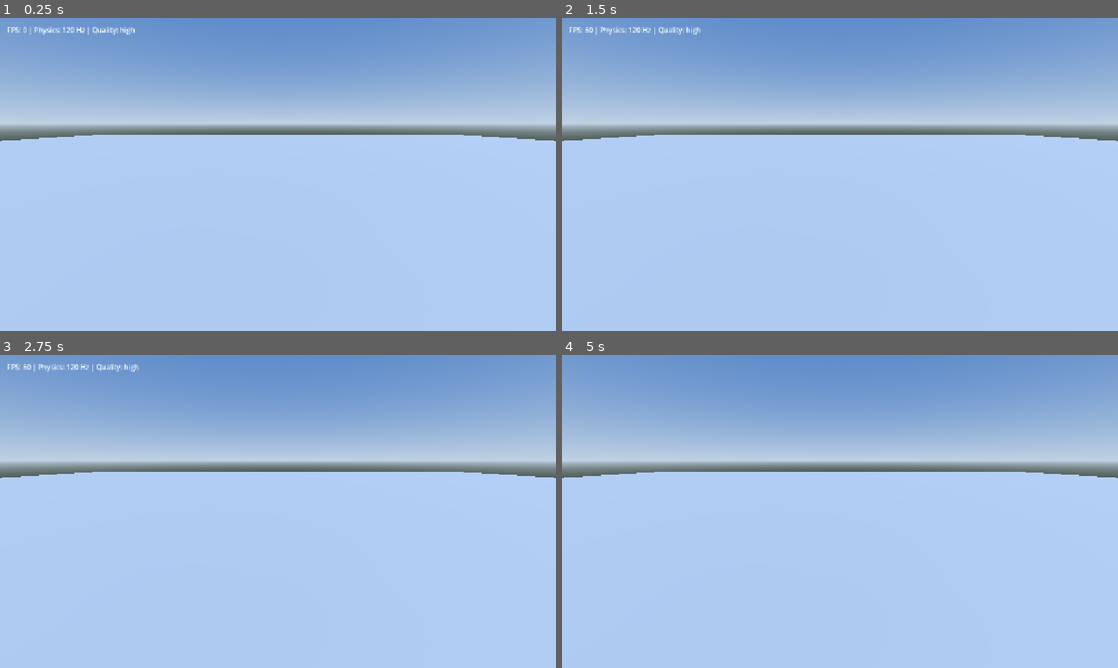
Above: before the commit, frames 1-4 (two rows, left to right).
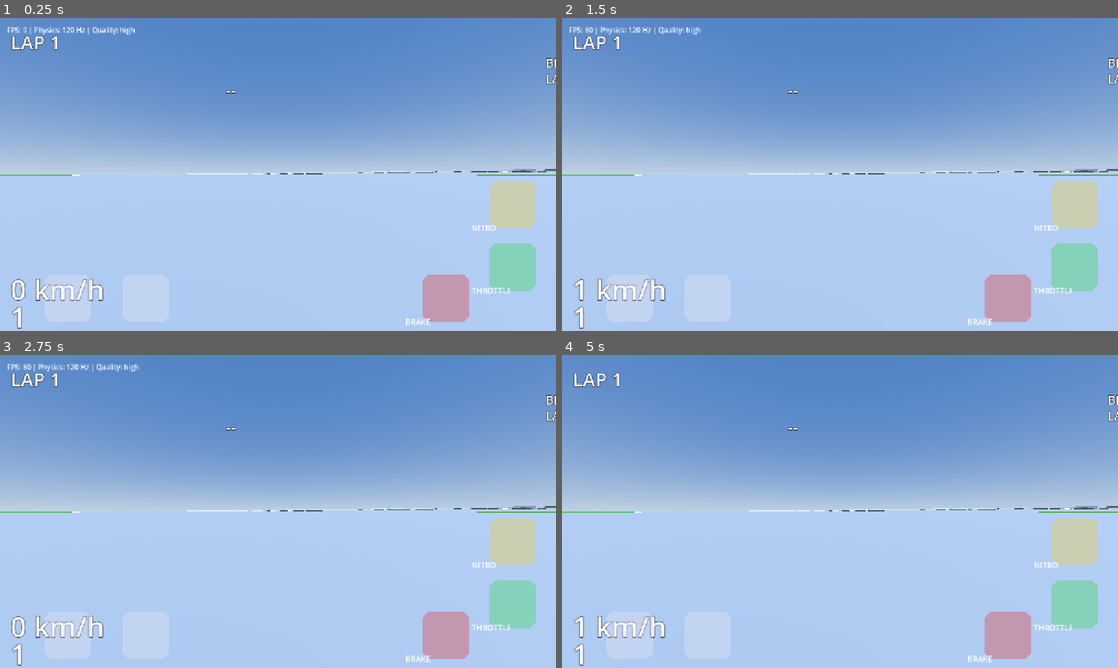
Above: after the commit, the same moments.

Repository: pandaysq/f1-game
Game: Godot game, scene res://scenes/main.tscn
Two runs of this game, one before a commit and one after it. Both use one fixed random seed, a clock stepped at 60 frames per second and the inputs below.
Inputs:
- Up to frame 1 (0.25 s): no input
- Up to frame 2 (1.5 s): tap Enter at 0.5 s; hold D (steer_right) 0.53-1.28 s; hold Shift (nitro) 0.53-1.28 s; tap W (throttle) at 0.8, 1.35 s; tap R (reset_car) at 1.25 s; hold S (brake) from 1.28 s (still down)
- Up to frame 3 (2.75 s): tap V (toggle_camera) at 1.55 s; tap R (reset_car) at 2 s; release S (brake) at 2.03 s; hold D (steer_right) from 2.03 s (still down); hold V (toggle_camera) from 2.03 s (still down); tap Shift (nitro) at 2.3 s
- Up to frame 4 (5 s): tap R (reset_car) at 2.75, 4.15, 4.25 s; release D (steer_right) at 2.78 s; release V (toggle_camera) at 2.78 s; hold E (shift_up) 2.78-3.53 s; tap Shift (nitro) at 2.85, 4.55 s; tap W (throttle) at 3.05 s; hold W (throttle) 3.53-4.28 s; hold A (steer_left) from 3.53 s (still down); tap V (toggle_camera) at 3.8, 4.35 s; tap F3 (toggle_debug) at 4.9 s

The runs differ from the first frame. In frame 1, 39% of the frame differs, in the area x 0-100%, y 5-100%; in frame 2, 39%; in frame 3, 39%; in frame 4, 39%.

Commit message:
feat: time trial session, cockpit camera, HUD, touch controls
- TimeTrial: lap counting with sector thresholds (anti-cheat against
  back-and-forth crossings), best lap persistence in user://
- CameraRig: cockpit FPV (primary) + smoothed chase camera (V toggle)
- HUD: speed, gear, lap, current/last/best time, sector flashes
- TouchControls: on-screen steering/throttle/brake/nitro via InputMap

Diff:
--- /dev/null
+++ b/scripts/camera_rig/camera_rig.gd
@@ -0,0 +1,69 @@
+class_name CameraRig
+extends Node3D
+## Cockpit camera (primary, FPV from driver seat) + chase camera (debug, V).
+## Cockpit follows the chassis rigidly; chase camera is spring-smoothed.
+
+const CHASE_OFFSET_LOCAL := Vector3(0.0, 1.1, 3.8)
+
+var cockpit_camera: Camera3D
+var chase_camera: Camera3D
+
+var _car: Car
+
+
+func _init(car: Car) -> void:
+	_car = car
+
+	cockpit_camera = Camera3D.new()
+	cockpit_camera.name = "CockpitCamera"
+	# driver eyes: slightly above attach plane (CG offset ~0.3 below origin)
+	cockpit_camera.position = Vector3(-0.35, 0.28, -0.35)
+	cockpit_camera.fov = 78.0
+	cockpit_camera.near = 0.05
+	add_child(cockpit_camera)
+
+	chase_camera = Camera3D.new()
+	chase_camera.name = "ChaseCamera"
+	chase_camera.fov = 70.0
+	add_child(chase_camera)
+
+	cockpit_camera.current = true
+
+
+func _unhandled_input(event: InputEvent) -> void:
+	if event.is_action_pressed("toggle_camera"):
+		var cockpit_active := cockpit_camera.current
+		cockpit_camera.current = not cockpit_active
+		if not cockpit_active:
+			_snap_chase()
+
+
+func _snap_chase() -> void:
+	chase_camera.global_transform = _desired_chase_transform()
+
+
+func _physics_process(_delta: float) -> void:
+	# FOV kick for speed feeling (cockpit only)
+	var speed := _car.linear_velocity.length()
+	var kick := clampf(speed / 90.0, 0.0, 1.0)
+	cockpit_camera.fov = lerpf(78.0, 88.0, kick)
+
+	if not chase_camera.current:
+		return
+	var desired := _desired_chase_transform()
+	var weight := 1.0 - exp(-8.0 * _physics_delta())
+	chase_camera.global_transform = chase_camera.global_transform.interpolate_with(desired, weight)
+
+
+func _desired_chase_transform() -> Transform3D:
+	var car_transform := _car.global_transform
+	var offset := car_transform.basis * CHASE_OFFSET_LOCAL
+	var look_target := car_transform.origin + car_transform.basis * Vector3(0, 0.4, -6)
+	var origin := car_transform.origin + offset
+	var forward := (look_target - origin).normalized()
+	var basis := Basis(-forward.cross(Vector3.UP).normalized(), Vector3.UP, forward)
+	return Transform3D(basis, origin)
+
+
+func _physics_delta() -> float:
+	return 1.0 / 60.0
--- /dev/null
+++ b/scripts/hud/hud.gd
@@ -0,0 +1,90 @@
+class_name Hud
+extends CanvasLayer
+## Time Trial HUD: speed, gear, lap counter, current/last/best lap, sectors.
+## Big labels bottom corners so thumbs don't cover them on phones.
+
+var _car: Car
+var _session: TimeTrial
+
+var _speed_label: Label
+var _gear_label: Label
+var _lap_label: Label
+var _time_label: Label
+var _best_label: Label
+var _last_label: Label
+var _sector_label: Label
+
+
+func _init(car: Car, session: TimeTrial) -> void:
+	_car = car
+	_session = session
+
+	var margin := 24
+	_speed_label = _label(Vector2(margin, 40), 64)
+	_speed_label.set_anchors_preset(Control.PRESET_BOTTOM_LEFT)
+	_speed_label.position = Vector2(margin, -140)
+	_gear_label = _label(Vector2(margin, 40), 64)
+	_gear_label.set_anchors_preset(Control.PRESET_BOTTOM_LEFT)
+	_gear_label.position = Vector2(margin, -76)
+
+	_time_label = _label(Vector2(margin, 40), 44)
+	_time_label.set_anchors_preset(Control.PRESET_TOP_RIGHT)
+	_lap_label = _label(Vector2(margin, 40), 44)
+	_lap_label.set_anchors_preset(Control.PRESET_TOP_LEFT)
+	_lap_label.position = Vector2(margin, margin)
+
+	_best_label = _label(Vector2(margin, 40), 28)
+	_best_label.set_anchors_preset(Control.PRESET_TOP_RIGHT)
+	_best_label.position = Vector2(-margin, 84)
+	_last_label = _label(Vector2(margin, 40), 28)
+	_last_label.set_anchors_preset(Control.PRESET_TOP_RIGHT)
+	_last_label.position = Vector2(-margin, 120)
+	_sector_label = _label(Vector2(margin, 40), 36)
+	_sector_label.set_anchors_preset(Control.PRESET_CENTER_TOP)
+	_sector_label.position = Vector2(-120, 140)
+
+	session.lap_completed.connect(_on_lap_completed)
+	session.sector_completed.connect(_on_sector_completed)
+
+
+func _label(pos: Vector2, font_size: int) -> Label:
+	var label := Label.new()
+	label.text = "--"
+	label.add_theme_font_size_override("font_size", font_size)
+	label.add_theme_color_override("font_color", Color(1, 1, 1))
+	label.add_theme_color_override("font_outline_color", Color(0, 0, 0, 0.8))
+	label.add_theme_constant_override("outline_size", 6)
+	label.position = pos
+	add_child(label)
+	return label
+
+
+func _process(_delta: float) -> void:
+	var speed_kmh := _car.linear_velocity.length() * 3.6
+	_speed_label.text = "%d km/h" % int(speed_kmh)
+	_gear_label.text = "R" if _car.powertrain.gear == 0 else str(_car.powertrain.gear)
+	_time_label.text = _session.format_time(_session.current_lap_time)
+	_lap_label.text = "LAP %d" % (_session.lap_count + 1)
+	_best_label.text = "BEST  %s" % _session.format_time(_session.best_lap_time)
+	_last_label.text = "LAST  %s" % _session.format_time(_session.last_lap_time)
+
+
+func _on_lap_completed(lap_time: float, is_best: bool) -> void:
+	_flash(
+		_sector_label,
+		"LAP %s%s" % [_session.format_time(lap_time), "  PERSONAL BEST" if is_best else ""]
+	)
+
+
+func _on_sector_completed(sector: int, time_s: float, is_best: bool) -> void:
+	_flash(
+		_sector_label,
+		"S%d  %s%s" % [sector, _session.format_time(time_s), "  PB" if is_best else ""]
+	)
+
+
+func _flash(label: Label, message: String) -> void:
+	label.text = message
+	label.modulate = Color(1.0, 0.9, 0.2)
+	var tween := create_tween()
+	tween.tween_property(label, "modulate", Color.WHITE, 2.0)
--- /dev/null
+++ b/scripts/hud/touch_controls.gd
@@ -0,0 +1,78 @@
+class_name TouchControls
+extends CanvasLayer
+## On-screen controls for mobile (Phase 1): steering left/right, throttle,
+## brake, nitro. Mapped to InputMap actions so the car reads them exactly
+## like keyboard input. Visible on touch devices; toggled with a debug key
+## otherwise (desktop testing via mouse touch emulation).
+
+var visible_on_touch_only: bool = true
+
+var _left_button: TouchScreenButton
+var _right_button: TouchScreenButton
+var _throttle_button: TouchScreenButton
+var _brake_button: TouchScreenButton
+var _nitro_button: TouchScreenButton
+
+
+func _ready() -> void:
+	var screen_size := Vector2(1280, 720)
+	var is_touch := DisplayServer.is_touchscreen_available()
+	visible = not visible_on_touch_only or is_touch
+
+	# left cluster: steering
+	_left_button = _button("steer_left", Color(0.9, 0.9, 0.95, 0.35))
+	_left_button.position = screen_size * Vector2(0.08, 0.82)
+	_right_button = _button("steer_right", Color(0.9, 0.9, 0.95, 0.35))
+	_right_button.position = screen_size * Vector2(0.22, 0.82)
+
+	# right cluster: throttle + brake, nitro above
+	_throttle_button = _button("throttle", Color(0.2, 0.85, 0.3, 0.35))
+	_throttle_button.position = screen_size * Vector2(0.88, 0.72)
+	_brake_button = _button("brake", Color(0.9, 0.2, 0.2, 0.35))
+	_brake_button.position = screen_size * Vector2(0.76, 0.82)
+	_nitro_button = _button("nitro", Color(0.95, 0.8, 0.2, 0.35))
+	_nitro_button.position = screen_size * Vector2(0.88, 0.52)
+
+	# small labels under buttons
+	_caption("THROTTLE", _throttle_button.position + Vector2(0, 96))
+	_caption("BRAKE", _brake_button.position + Vector2(0, 96))
+	_caption("NITRO", _nitro_button.position + Vector2(0, 96))
+
+
+## Creates a TouchScreenButton with a procedurally generated rounded square.
+func _button(action: String, color: Color) -> TouchScreenButton:
+	var button := TouchScreenButton.new()
+	button.action = action
+	button.texture_normal = _rounded_texture(color)
+	button.texture_pressed = _rounded_texture(Color(color, minf(color.a + 0.25, 0.9)))
+	button.modulate = Color(1, 1, 1)
+	button.scale = Vector2(0.85, 0.85)
+	add_child(button)
+	return button
+
+
+func _rounded_texture(color: Color) -> ImageTexture:
+	var size := 128
+	var image := Image.create(size, size, false, Image.FORMAT_RGBA8)
+	for y in range(size):
+		for x in range(size):
+			var edge := 16
+			var inside := true
+			var dx := minf(float(x), float(size - 1 - x))
+			var dy := minf(float(y), float(size - 1 - y))
+			if x < edge or x >= size - edge:
+				if dx + dy < edge:
+					inside = false
+			if y < edge or y >= size - edge:
+				if dx + dy < edge:
+					inside = false
+			image.set_pixel(x, y, color if inside else Color(color, 0.0))
+	return ImageTexture.create_from_image(image)
+
+
+func _caption(text: String, pos: Vector2) -> void:
+	var label := Label.new()
+	label.text = text
+	label.add_theme_font_size_override("font_size", 18)
+	label.position = pos - Vector2(40, 0)
+	add_child(label)
--- a/scripts/main.gd
+++ b/scripts/main.gd
@@ -1,18 +1,72 @@
 extends Node3D
-## Phase 0 main scene: empty world, sun, ground plane and debug overlay.
-##
-## Gameplay (car, track, timing) arrives in Phase 1; this scene exists so the
-## project boots end-to-end and CI has something real to run.
+## Phase 1 main scene: builds Alpha Loop track, spawns the player car,
+## runs the Time Trial session and wires camera / HUD / touch controls.
+
+const TICK_DT := 1.0 / 120.0
+const TRACK_PATH := "res://tracks/alpha_loop.json"
+
+var car: Car
+var track: TrackData
+var session: TimeTrial
 
 @onready var debug_overlay: CanvasLayer = $DebugOverlay
 
 
 func _ready() -> void:
+	var text := FileAccess.get_file_as_string(TRACK_PATH)
+	track = TrackData.parse(text, TRACK_PATH)
+	if track == null:
+		push_error("main: cannot parse track %s" % TRACK_PATH)
+		return
+	var problems := TrackValidator.validate(track)
+	if not problems.is_empty():
+		push_error("main: track validation failed: %s" % str(problems))
+
+	TrackBuilder.build(track, self)
+
+	car = VehicleFactory.build()
+	add_child(car)
+	car.global_transform = TrackBuilder.spawn_transform(track)
+
+	session = TimeTrial.new(track)
+
+	var rig := CameraRig.new(car)
+	add_child(rig)
+	rig.cockpit_camera.current = true
+
+	add_child(Hud.new(car, session))
+	add_child(TouchControls.new())
+
 	debug_overlay.visible = true
 
 
+func _physics_process(_delta: float) -> void:
+	if session != null and car != null:
+		session.update(car.global_transform.origin, TICK_DT)
+
+
 func _unhandled_input(event: InputEvent) -> void:
-	if event.is_action_pressed("toggle_debug"):
+	if event.is_action_pressed("reset_car"):
+		_reset_car()
+	elif event.is_action_pressed("toggle_debug"):
 		debug_overlay.visible = not debug_overlay.visible
 	elif event.is_action_pressed("ui_cancel"):
 		get_tree().quit()
+
+
+## Reset the car to the nearest centerline point, facing along the track.
+func _reset_car() -> void:
+	if car == null or track == null:
+		return
+	var n := track.point_count()
+	var best_index := 0
+	var best_distance := INF
+	for i in range(n):
+		var distance := track.points[i].distance_to(car.global_transform.origin)
+		if distance < best_distance:
+			best_distance = distance
+			best_index = i
+	var dir := track.direction_at(best_index)
+	var basis := Basis(Vector3.RIGHT, Vector3.UP, -dir)
+	var origin := track.points[best_index] + Vector3.UP * 0.6
+	car.reset_to(Transform3D(basis, origin))
--- /dev/null
+++ b/scripts/rules/time_trial.gd
@@ -0,0 +1,143 @@
+class_name TimeTrial
+extends RefCounted
+## Time Trial session: lap counting, sector splits, best lap persistence.
+## Progress tracking is projection-based (nearest centerline point), so it
+## works without physical timing-line nodes and is unit-testable directly.
+##
+## A lap is counted when progress wraps past the start line AND the car has
+## reached the last sector threshold during that lap (prevents counting
+## back-and-forth crossings).
+
+signal lap_completed(lap_time_s: float, is_best: bool)
+signal sector_completed(sector: int, time_s: float, is_best: bool)
+
+const SAVE_PATH := "user://best_times.json"
+
+var track_name: String = ""
+var lap_count: int = 0
+var current_lap_time: float = 0.0
+var last_lap_time: float = -1.0
+var best_lap_time: float = -1.0
+var sector_times: Array[float] = []
+var best_sector_times: Array[float] = []
+
+var _track: TrackData
+var _sector_fractions: Array[float] = []
+var _last_progress: float = 0.0
+var _max_progress: float = 0.0
+var _lap_start_time: float = 0.0
+var _sim_time: float = 0.0
+var _started: bool = false
+
+
+func _init(track: TrackData) -> void:
+	_track = track
+	track_name = track.track_name
+	_build_sector_fractions()
+	best_lap_time = _load_best_lap()
+	best_sector_times.resize(_sector_fractions.size())
+	best_sector_times.fill(-1.0)
+	sector_times.resize(_sector_fractions.size())
+	sector_times.fill(-1.0)
+
+
+func _build_sector_fractions() -> void:
+	if _track.timing_lines.is_empty():
+		_sector_fractions = [1.0 / 3.0, 2.0 / 3.0]
+		return
+	var n := float(_track.point_count())
+	for line in _track.timing_lines:
+		var line_name := str(line.get("name", ""))
+		if line_name != "start_finish" and line_name.begins_with("sector"):
+			_sector_fractions.append(float(int(line.get("index", 0))) / n)
+	_sector_fractions.sort()
+
+
+## Call every physics tick with the car's global position.
+func update(position: Vector3, delta: float) -> void:
+	_sim_time += delta
+	if not _started:
+		_started = true
+		_lap_start_time = _sim_time
+
+	var previous := _last_progress
+	var progress := _progress_of(position)
+	for i in range(_sector_fractions.size()):
+		var threshold := _sector_fractions[i]
+		if previous < threshold and progress >= threshold:
+			var split := _sim_time - _lap_start_time
+			sector_times[i] = split
+			var is_best := best_sector_times[i] < 0.0 or split < best_sector_times[i]
+			if is_best:
+				best_sector_times[i] = split
+			sector_completed.emit(i + 1, split, is_best)
+	_last_progress = progress
+	_max_progress = maxf(_max_progress, progress)
+
+	# lap completes when progress wraps past the start line and the car has
+	# driven past the last sector threshold during this lap
+	if previous > 0.9 and progress < 0.1 and _max_progress >= _last_sector_threshold():
+		lap_count += 1
+		var lap_time := _sim_time - _lap_start_time
+		last_lap_time = lap_time
+		var is_best := best_lap_time < 0.0 or lap_time < best_lap_time
+		if is_best:
+			best_lap_time = lap_time
+			_save_best_lap()
+		lap_completed.emit(lap_time, is_best)
+		_lap_start_time = _sim_time
+		_max_progress = 0.0
+	current_lap_time = _sim_time - _lap_start_time
+
+
+func _last_sector_threshold() -> float:
+	if _sector_fractions.is_empty():
+		return 0.5
+	return _sector_fractions[_sector_fractions.size() - 1]
+
+
+## Nearest centerline point fraction (windowed search around last known).
+func _progress_of(position: Vector3) -> float:
+	var n := _track.point_count()
+	var center := int(_last_progress * n)
+	var best_index := center
+	var best_distance := INF
+	var window := 24
+	for offset in range(-window, window + 1):
+		var index := (center + offset + n) % n
+		var distance := _track.points[index].distance_to(position)
+		if distance < best_distance:
+			best_distance = distance
+			best_index = index
+	return float(best_index) / float(n)
+
+
+func format_time(seconds: float) -> String:
+	if seconds < 0.0:
+		return "--:--.---"
+	var minutes := int(seconds) / 60
+	var rest := seconds - float(minutes * 60)
+	return "%02d:%06.3f" % [minutes, rest]
+
+
+func _load_best_lap() -> float:
+	if not FileAccess.file_exists(SAVE_PATH):
+		return -1.0
+	var text := FileAccess.get_file_as_string(SAVE_PATH)
+	var data: Variant = JSON.parse_string(text)
+	if data is Dictionary and (data as Dictionary).has(track_name):
+		return float((data as Dictionary)[track_name])
+	return -1.0
+
+
+func _save_best_lap() -> void:
+	var store := {}
+	if FileAccess.file_exists(SAVE_PATH):
+		var text := FileAccess.get_file_as_string(SAVE_PATH)
+		var parsed: Variant = JSON.parse_string(text)
+		if parsed is Dictionary:
+			store = parsed
+	store[track_name] = best_lap_time
+	var file := FileAccess.open(SAVE_PATH, FileAccess.WRITE)
+	if file != null:
+		file.store_string(JSON.stringify(store, "  "))
Not shown, added: scripts/camera_rig/camera_rig.gd.uid
Not shown, added: scripts/hud/hud.gd.uid
Not shown, added: scripts/hud/touch_controls.gd.uid
Not shown, added: scripts/rules/time_trial.gd.uid
